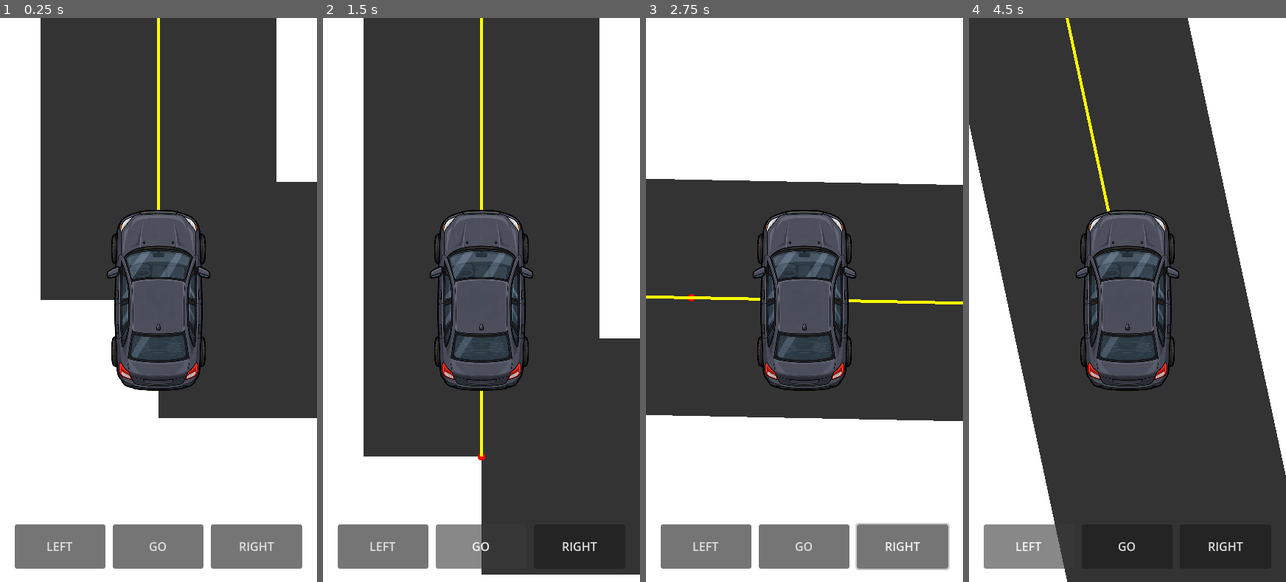
Above: before the commit, frames 1-4 (left to right).
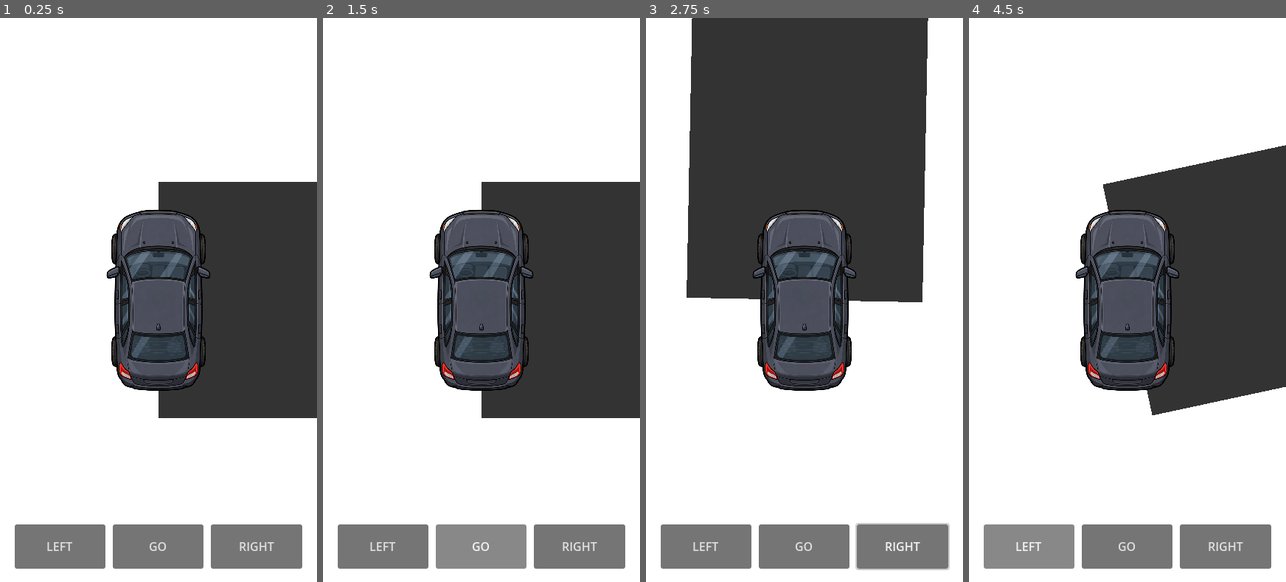
Above: after the commit, the same moments.

Repository: patrickcallahancomedy/comedian
Game: Godot game, scene res://scenes/drive/drive_module.tscn
Same seed, same stepped clock (60 frames per second), same inputs: the game is played once before the commit and once after it.
Inputs (mouse positions are in pixels of both pictures, inside the frame that each line leads up to):
- Up to frame 1 (0.25 s): no input
- Up to frame 2 (1.5 s): click "GO" at 0.5 s; click "GO" at 1.25 s
- Up to frame 3 (2.75 s): tap Enter (ui_accept) at 2, 2.27 s; move the mouse to (874, 271) at 2.02 s; hold Right from 2.03 s (still down); click (874, 271) at 2.17 s
- Up to frame 4 (4.5 s): release Right at 2.75 s; drag from (1064, 328) to (1111, 412) at 2.77 s; move the mouse to (1159, 175) at 3.52 s; hold Right 3.53-4.25 s; click "LEFT" at 4.25 s

The runs differ from the first frame. In frame 1, 27% of the frame differs, in the area x 12-88%, y 0-50%; in frame 2, 53%; in frame 3, 44%; in frame 4, 61%, in the area x 0-100%, y 0-100%.

Commit message:
Add variable city block spacing
This change adds randomized block and road lengths to the generated city so intersections are spaced unevenly instead of a fixed grid. It also introduces a grid-to-world conversion for smooth camera and car movement, updates road generation metadata, and draws the active GPS segment while driving.

Diff:
--- a/godot/scripts/drive/city_map.gd
+++ b/godot/scripts/drive/city_map.gd
@@ -16,6 +16,11 @@
 var intersections: Array[Vector2i] = []
 var roads: Array = []
 var rng := RandomNumberGenerator.new()
+#block size variation
+# These control how physically long each column and row of city blocks is.
+# Using shared lengths keeps every intersection lined up correctly.
+var column_lengths: Array[float] = []
+var row_lengths: Array[float] = []
 #shortest route calc
 # These values describe where Darren starts, where he is going,
 # and the current GPS route between those two points.
@@ -56,6 +61,7 @@
 
 	# Build the city in three passes: points, roads, then safe random removals.
 	_build_intersections()
+	_build_block_lengths()
 	_build_roads()
 	_remove_random_roads()
 
@@ -97,7 +103,9 @@
 				roads.append({
 					"from": Vector2i(x, y),
 					"to": Vector2i(x + 1, y),
-					"length": 1,
+					"length": rng.randi_range(2, 5),
+					"road_type": "neighborhood",
+					"speed_limit": 25,
 					"one_way": false
 				})
 
@@ -105,8 +113,10 @@
 			if y < grid_size - 1:
 				roads.append({
 					"from": Vector2i(x, y),
-					"to": Vector2i(x, y + 1),
-					"length": 1,
+					"to": Vector2i(x + 1, y),
+					"length": rng.randi_range(2, 5),
+					"road_type": "neighborhood",
+					"speed_limit": 25,
 					"one_way": false
 				})
 
@@ -116,7 +126,24 @@
 	if roads.size() > 0:
 		roads[0]["one_way"] = true
 #end of build roads
-
+# Build the physical spacing between columns and rows.
+# Each value represents how long that stretch of road should feel.
+func _build_block_lengths() -> void:
+	column_lengths.clear()
+	row_lengths.clear()
+
+	# There is one gap between each pair of columns.
+	for x in range(grid_size - 1):
+		column_lengths.append(
+			float(rng.randi_range(2, 5))
+		)
+
+	# There is one gap between each pair of rows.
+	for y in range(grid_size - 1):
+		row_lengths.append(
+			float(rng.randi_range(2, 5))
+		)
+#end build block lengths
 # Runs every frame.
 # This is the heart of the current driving prototype:
 # 1. smoothly rotate the city when Darren turns,
@@ -205,20 +232,96 @@
 
 #end of process
 
+# Convert a grid position into a physical position in the generated city.
+# Grid coordinates can contain decimals because camera_position moves smoothly
+# between intersections while Darren is driving.
+#
+# Example:
+# grid (0, 0) = world (0, 0)
+# if the first column is length 4, grid (1, 0) is 4 road-units away.
+# Convert a grid position into a physical position in the generated city.
+# Grid coordinates can contain decimals because camera_position moves smoothly
+# between intersections while Darren is driving.
+#
+# The city has grid_size intersections, but only grid_size - 1 spaces
+# between them. This function carefully handles the outer edge so we never
+# ask for a row/column length that does not exist.
+func _grid_to_world(grid_position: Vector2) -> Vector2:
+	var world_x := 0.0
+	var world_y := 0.0
+
+	# Keep positions inside the generated city bounds.
+	var safe_x := clampf(
+		grid_position.x,
+		0.0,
+		float(grid_size - 1)
+	)
+
+	var safe_y := clampf(
+		grid_position.y,
+		0.0,
+		float(grid_size - 1)
+	)
+
+	# -------------------------
+	# HORIZONTAL POSITION
+	# -------------------------
+
+	var whole_x := int(floor(safe_x))
+
+	# Add every fully completed column gap.
+	for x in range(mini(whole_x, column_lengths.size())):
+		world_x += column_lengths[x] * block_size
+
+	# If we are currently between two intersections,
+	# add only the fraction of that road we have travelled.
+	if whole_x < column_lengths.size():
+		var x_fraction := safe_x - float(whole_x)
+
+		world_x += (
+			column_lengths[whole_x]
+			* block_size
+			* x_fraction
+		)
+
+	# -------------------------
+	# VERTICAL POSITION
+	# -------------------------
+
+	var whole_y := int(floor(safe_y))
+
+	# Add every fully completed row gap.
+	for y in range(mini(whole_y, row_lengths.size())):
+		world_y += row_lengths[y] * block_size
+
+	# If we are currently between two intersections,
+	# add only the fraction of that road we have travelled.
+	if whole_y < row_lengths.size():
+		var y_fraction := safe_y - float(whole_y)
+
+		world_y += (
+			row_lengths[whole_y]
+			* block_size
+			* y_fraction
+		)
+
+	return Vector2(world_x, world_y)
+
+#end grid to world
+
 # Convert a city intersection into an on-screen position.
-# The car stays fixed. Instead, every road/intersection is positioned relative
-# to Darren and then rotated so the map moves underneath him.
+# Instead of assuming every block is the same size, this uses the generated
+# row/column lengths so some roads can be much longer than others.
 func _city_to_screen(intersection: Vector2i) -> Vector2:
-	# Darren stays fixed in the center of the screen.
-	# Every city point is drawn relative to Darren, then rotated so his
-	# current heading always appears to point toward the top of the screen.
-	var grid_offset := Vector2(intersection) - camera_position
-	var world_offset := Vector2(grid_offset.x, grid_offset.y) * block_size
+	var intersection_world := _grid_to_world(Vector2(intersection))
+	var camera_world := _grid_to_world(camera_position)
+
+	var world_offset := intersection_world - camera_world
 	var rotated_offset := world_offset.rotated(view_rotation)
 
 	return size * 0.5 + rotated_offset
+
 #end city to screen
-
 
 # Draw the current debug version of the city.
 # This is only the renderer: it reads the generated city data and paints roads,
@@ -242,6 +345,19 @@
 	for intersection in intersections:
 		var point := _city_to_screen(intersection)
 		draw_circle(point, 5.0, Color.RED)
+
+	# While Darren is driving toward the next intersection,
+	# keep the current GPS road visible underneath him.
+	if is_driving:
+		var car_point := size * 0.5
+		var next_point := _city_to_screen(target_intersection)
+
+		draw_line(
+			car_point,
+			next_point,
+			Color.YELLOW,
+			4.0
+		)
 
 	# Draw the current shortest GPS route.
 	for i in range(shortest_route.size() - 1):
